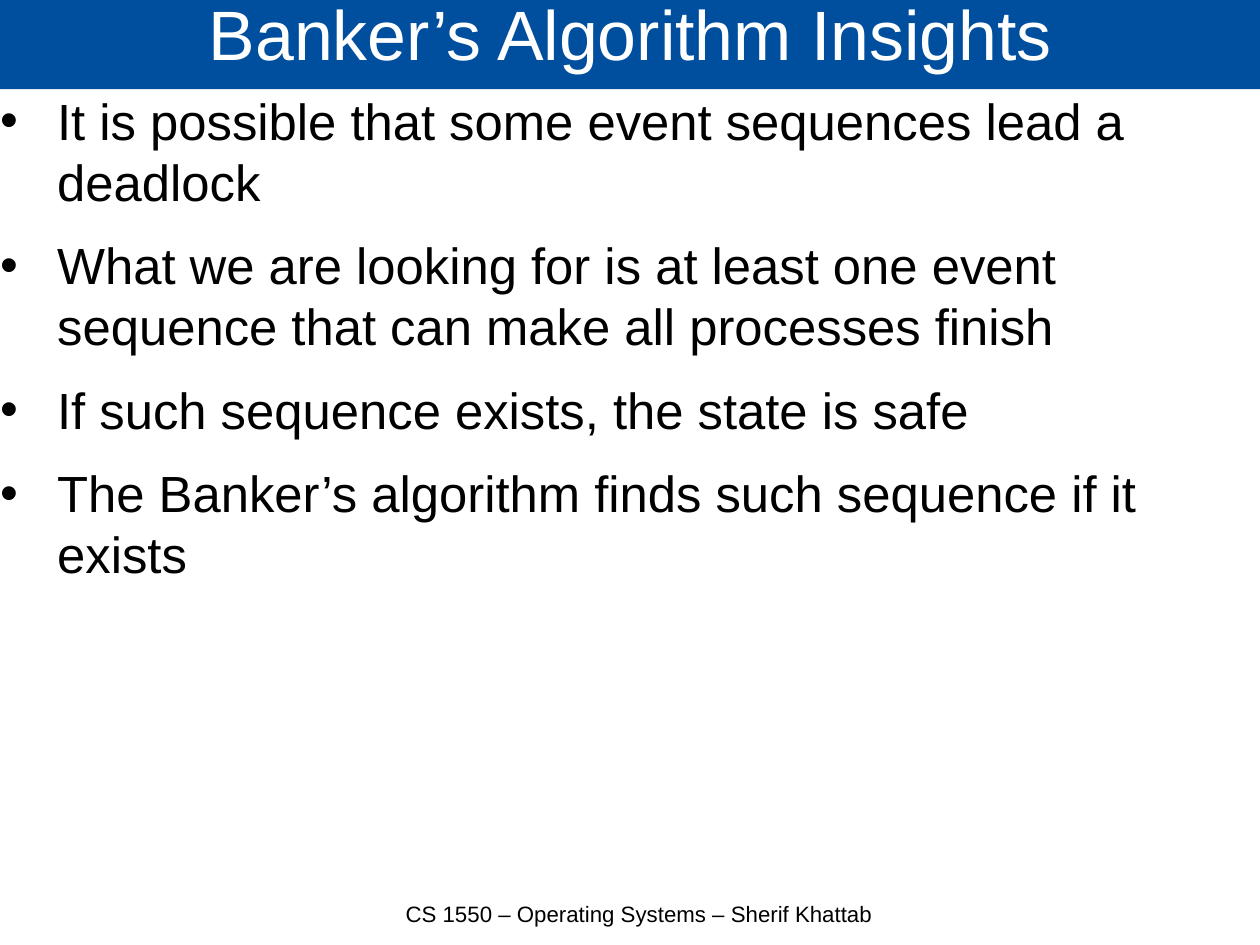
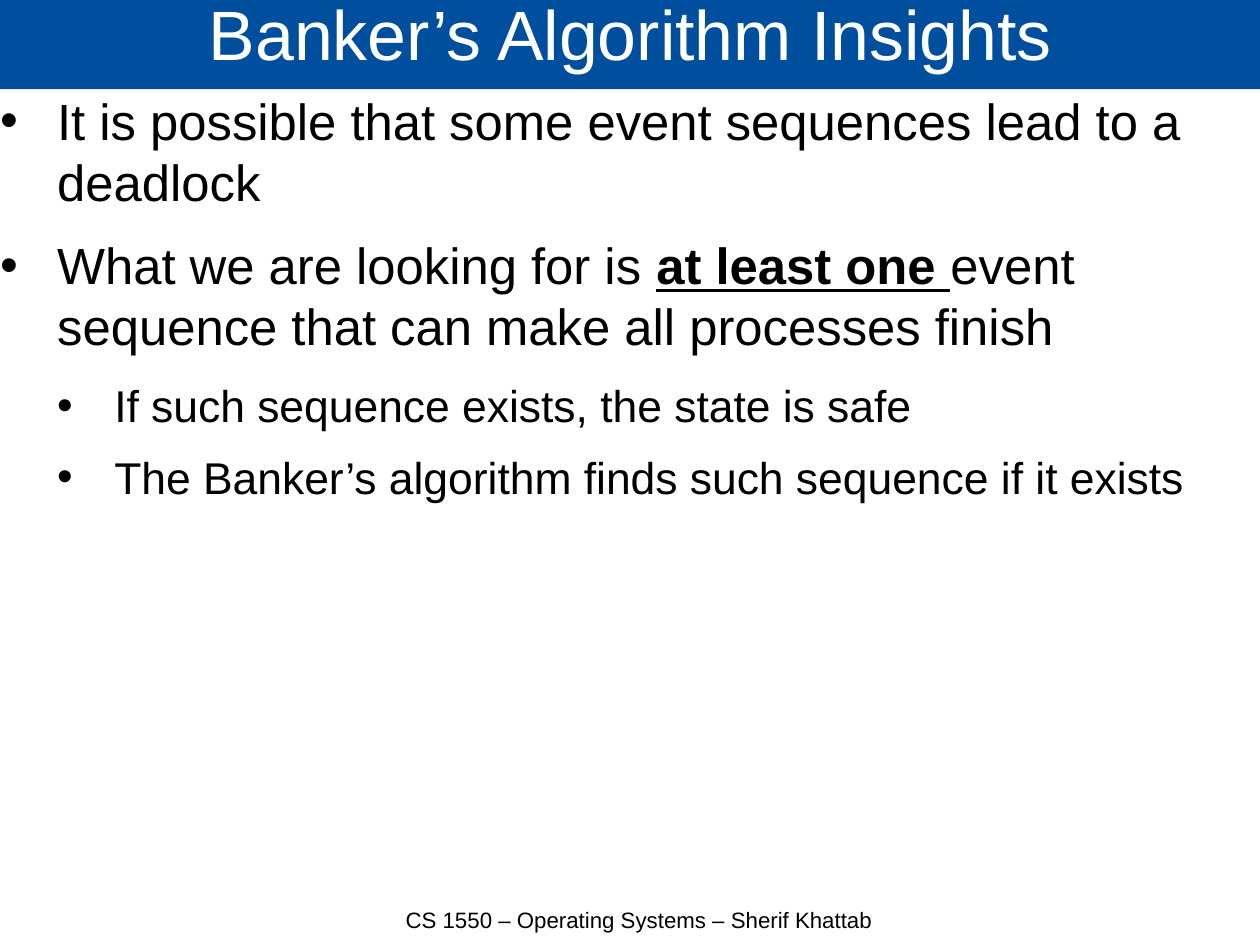
Before and after one commit to cs1550-2244/cs1550-code-handouts, a slide deck: slide 7 of DraftSlides/Lecture10.pptx (slide 20 before the commit). Drawn at 1260x945 pixels with LibreOffice and Linux fonts; fonts in the diff are those of the drawing. Boxes give left, top, right and bottom in pixels: in the first picture for what was removed or moved away, otherwise in the second. Text is boxed around its words. In the diff, an @@ line names an element or a change of style, - is before the commit and + after.

```diff
--- a/DraftSlides/Lecture10.pptx
+++ b/DraftSlides/Lecture10.pptx
@@ text at (57, 103, 1180, 202): text changed @@
-• It is possible that some event sequences lead a deadlock
+• It is possible that some event sequences lead to a deadlock
@@ text at (57, 247, 1183, 503): bold on, underline on in "at least one"; size 32 to 28 pt in "If such sequence exists, the state is ...", "The Banker’s algorithm finds such sequence if ..."; list level 1 to 2 in "If such sequence exists, the ..."; list level 1 to 2 in "The Banker’s algorithm finds such ..." @@
@@ text "CS 1550 – Operating Systems ...": place and size @@
-text "CS 1550 – Operating Systems ..." at (406, 906, 872, 927)
+text "CS 1550 – Operating Systems ..." at (406, 912, 872, 933)
```
Also in this commit, not shown: 14 other slides changed, 4 slides added, 6 slides removed, 3 other files.
